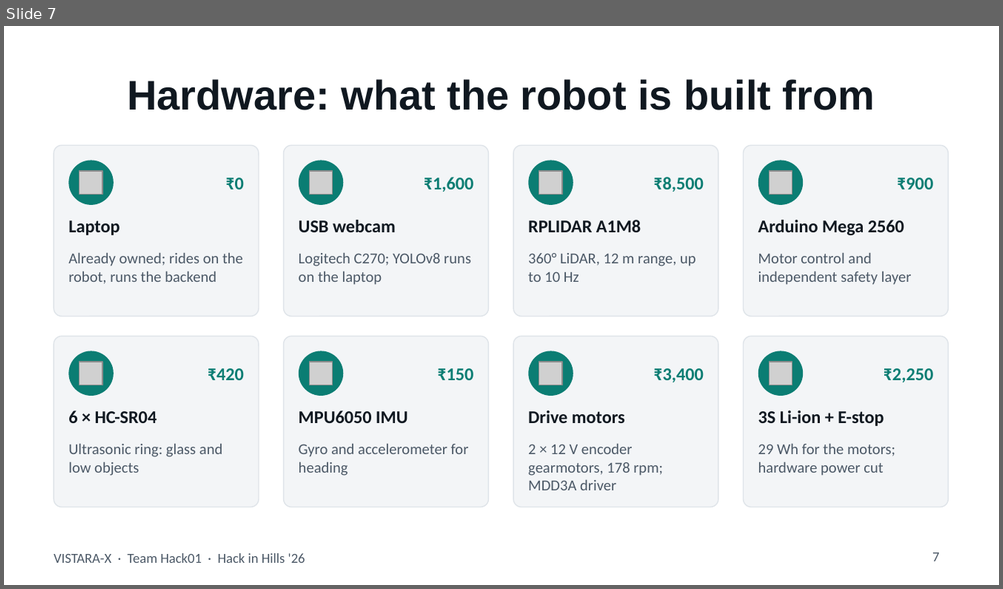
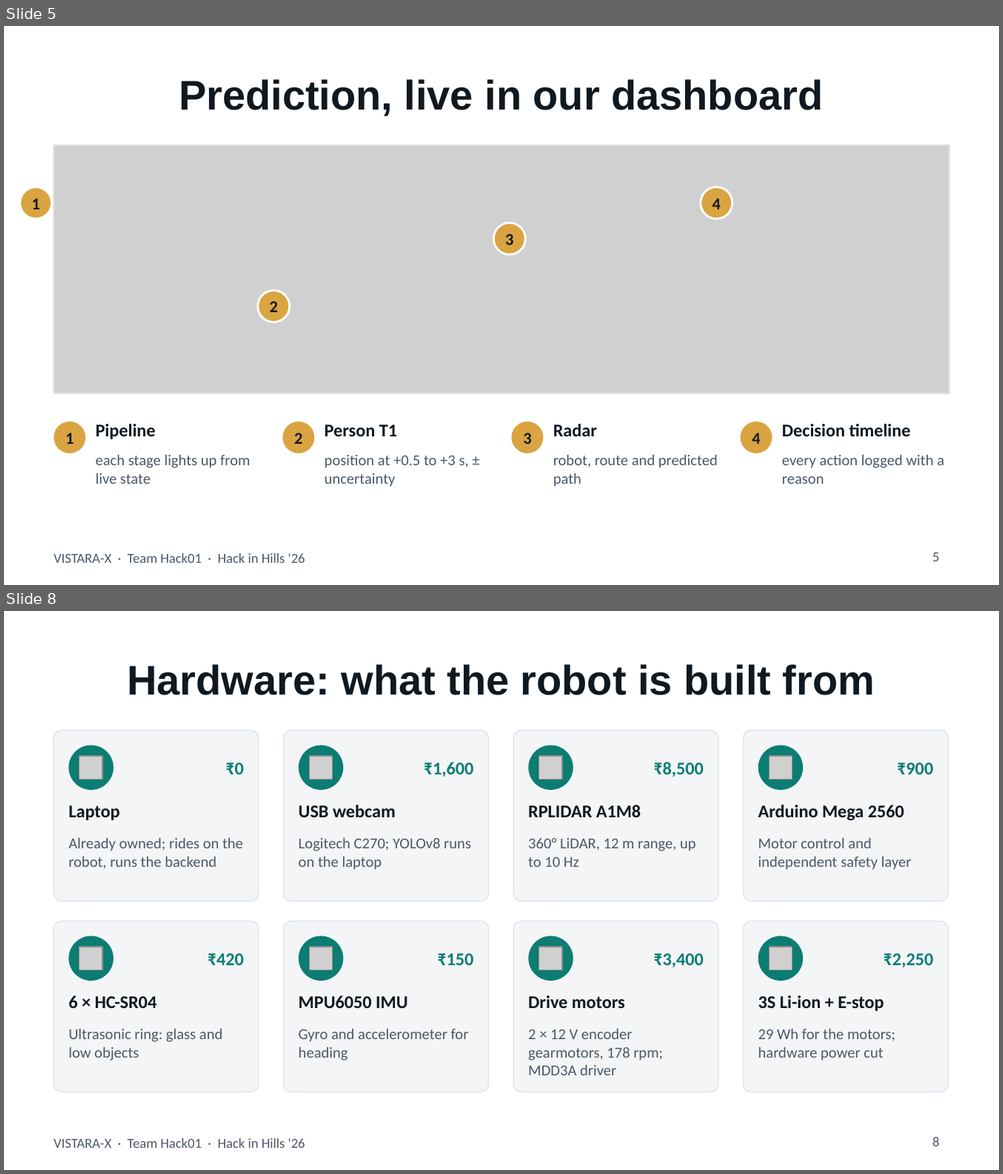
Before and after one commit to RiteshKumar2e/VISTARA-X, a slide deck: presentation/VISTARA-X_Hack01.pptx. Shown one above the other, each under a label of ours: slide 7 before the commit, slides 5 and 8 after it; the slides between them are not shown. The pictures are 1003x589 and 1003x1174 pixels, drawn with LibreOffice and Linux fonts; fonts in the diff are those of the drawing; grey boxes stand for pictures. Boxes give left, top, right and bottom in pixels: in the first picture for what was removed or moved away, otherwise in the second. Text is boxed around its words. In the diff, an @@ line names an element or a change of style, - is before the commit and + after.

```diff
--- a/presentation/VISTARA-X_Hack01.pptx
+++ b/presentation/VISTARA-X_Hack01.pptx
@@ slide 5 added at bbox=[4, 26, 999, 585], background #FFFFFF; not listed: 1 template element that a slide beside it also shows @@
@@ title added at bbox=[179, 79, 822, 116], 30 pt, text #101820, bold @@
+Prediction, live in our dashboard
@@ picture added at bbox=[54, 145, 949, 394] @@
@@ rectangle added at bbox=[54, 145, 949, 394], outline #DFE4E9 1 pt @@
@@ ellipse added at bbox=[20, 187, 52, 219], fill #D9A441, outline #FFFFFF 1.5 pt @@
@@ text added at bbox=[31, 198, 40, 210], 12 pt, text #101820, bold @@
+1
@@ ellipse added at bbox=[700, 187, 732, 219], fill #D9A441, outline #FFFFFF 1.5 pt @@
@@ text added at bbox=[712, 198, 720, 210], 12 pt, text #101820, bold @@
+4
@@ ellipse added at bbox=[493, 223, 525, 255], fill #D9A441, outline #FFFFFF 1.5 pt @@
@@ text added at bbox=[505, 234, 513, 245], 12 pt, text #101820, bold @@
+3
@@ ellipse added at bbox=[258, 291, 290, 323], fill #D9A441, outline #FFFFFF 1.5 pt @@
@@ text added at bbox=[270, 301, 278, 312], 12 pt, text #101820, bold @@
+2
@@ ellipse added at bbox=[54, 422, 85, 454], fill #D9A441 @@
@@ text added at bbox=[96, 424, 156, 440], 13 pt, text #101820, bold @@
+Pipeline
@@ ellipse added at bbox=[282, 422, 314, 454], fill #D9A441 @@
@@ text added at bbox=[324, 425, 397, 437], 13 pt, text #101820, bold @@
+Person T1
@@ ellipse added at bbox=[511, 422, 543, 454], fill #D9A441 @@
@@ text added at bbox=[553, 424, 597, 437], 13 pt, text #101820, bold @@
+Radar
@@ ellipse added at bbox=[740, 422, 772, 454], fill #D9A441 @@
@@ text added at bbox=[782, 424, 910, 437], 13 pt, text #101820, bold @@
+Decision timeline
@@ text added at bbox=[65, 433, 74, 444], 12 pt, text #101820, bold @@
+1
@@ text added at bbox=[294, 433, 302, 444], 12 pt, text #101820, bold @@
+2
@@ text added at bbox=[523, 433, 531, 444], 12 pt, text #101820, bold @@
+3
@@ text added at bbox=[751, 433, 760, 444], 12 pt, text #101820, bold @@
+4
@@ text added at bbox=[96, 454, 250, 484], 11 pt, text #4B5866 @@
+each stage lights up from live state
@@ text added at bbox=[324, 455, 469, 487], 11 pt, text #4B5866 @@
+position at +0.5 to +3 s, ± uncertainty
@@ text added at bbox=[553, 454, 717, 487], 11 pt, text #4B5866 @@
+robot, route and predicted path
@@ text added at bbox=[782, 454, 944, 484], 11 pt, text #4B5866 @@
+every action logged with a reason
@@ page number added at bbox=[932, 553, 939, 562], 10 pt, text #4B5866 @@
+5
@@ what was slide 7 is now slide 8 @@
@@ page number at bbox=[932, 1137, 939, 1147]: text changed @@
-7
+8
```
Also in this commit, not shown: 3 slides changed, 4 other slides added, 7 slides removed, 10 other files.
